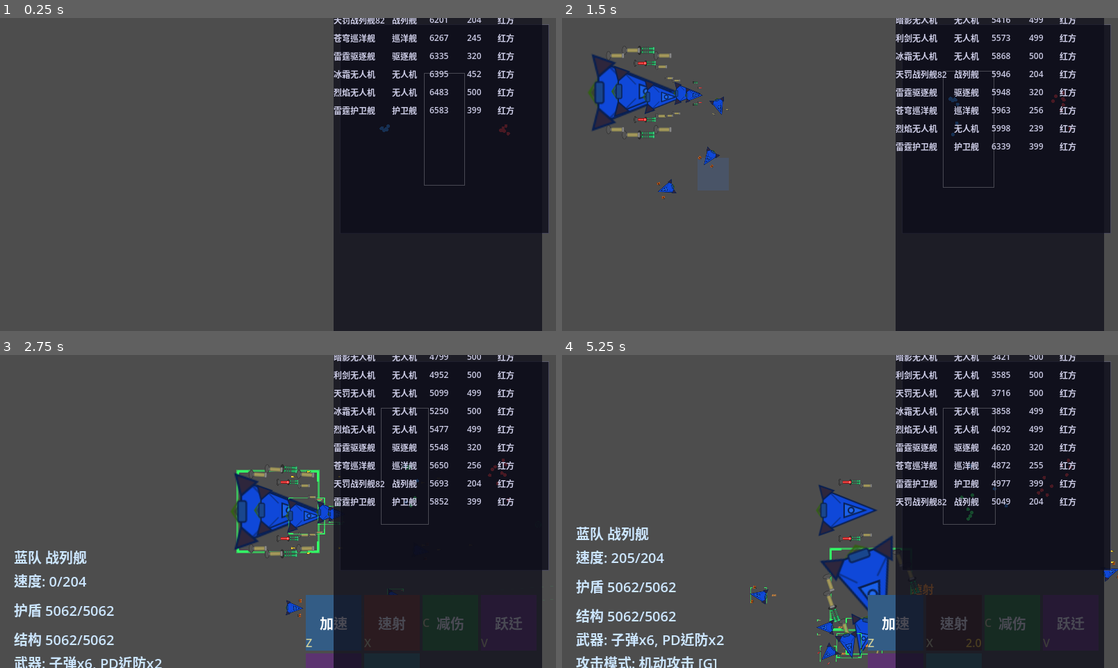
Above: before the commit, frames 1-4 (two rows, left to right).
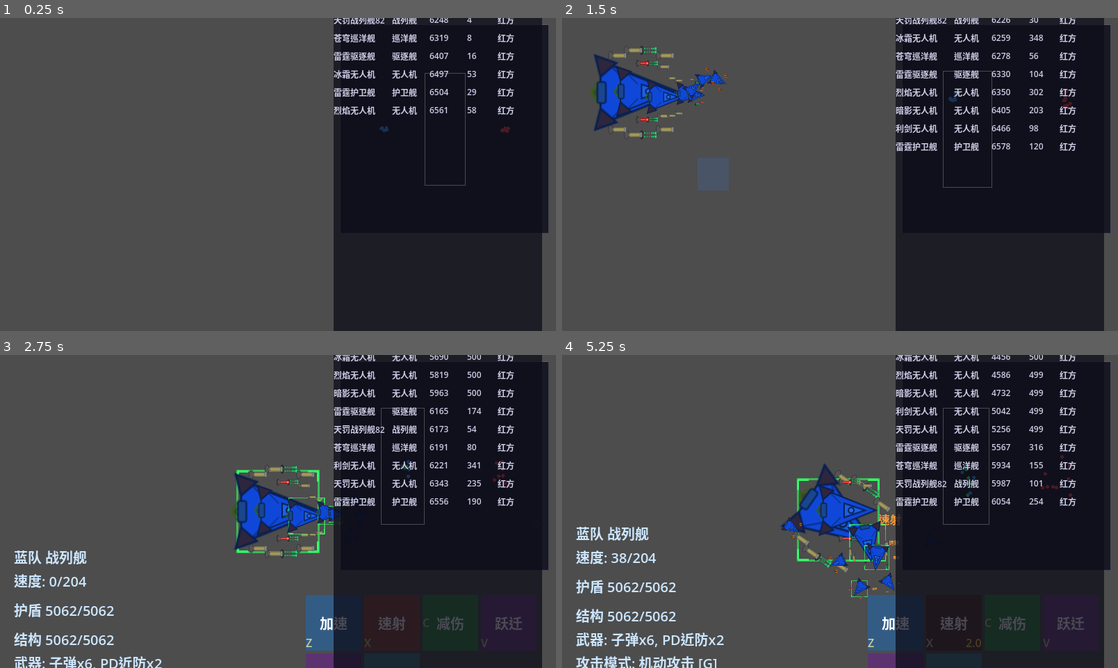
Above: after the commit, the same moments.

Repository: ZhanXuzhao/SpaceRTS
Game: Godot game, scene res://scenes/main.tscn
Two runs of this game, one before a commit and one after it. Both use one fixed random seed, a clock stepped at 60 frames per second and the inputs below.
Inputs (mouse positions are in pixels of both pictures, inside the frame that each line leads up to):
- Up to frame 1 (0.25 s): no input
- Up to frame 2 (1.5 s): tap Enter at 0.5 s; move the mouse to (962, 158) at 0.52 s; hold W 0.53-1.25 s; tap R at 0.6 s; click (962, 158) at 0.67 s; drag from (728, 190) to (634, 93) at 1.27 s
- Up to frame 3 (2.75 s): move the mouse to (333, 442) at 2.02 s; hold W from 2.03 s (still down); tap H at 2.1 s
- Up to frame 4 (5.25 s): release W at 2.75 s; drag from (812, 574) to (867, 514) at 2.77 s; move the mouse to (1006, 558) at 3.52 s; hold A 3.53-4.25 s; tap G at 3.6 s; drag from (673, 464) to (873, 577) at 4.27 s; move the mouse to (867, 511) at 5.02 s; hold A from 5.03 s (still down); tap X at 5.1 s; click (867, 511) at 5.17 s

The runs differ from the first frame. In frame 1, 1.0% of the frame differs, in the area x 60-92%, y 0-54%; in frame 2, 3.6%; in frame 3, 2.0%; in frame 4, 5.9%, in the area x 8-100%, y 0-99%.

Commit message:
feat: 飞船物理运动系统 - 质量/推力/加速度/转向
- 新增质量（∝尺寸³）、推力（F=ma反推）作为飞船属性
- 加速度 = thrust / mass 动态计算，速度逐渐变化
- 减速技能只影响最大速度，加速技能同时提升最大速度和推力
- 转向速度平滑旋转（无人机90°/s，大船递减）
- 加速时间：无人机2s，护卫舰~战列舰按尺寸倍增

Diff:
--- a/game_config.gd
+++ b/game_config.gd
@@ -3,12 +3,10 @@
 extends Node
 
 # ===== 飞船 =====
-const UNIT_MAX_SPEED := 500.0
-const UNIT_ACCELERATION := 150.0
-const UNIT_MASS := 10.0
-const UNIT_MAX_ANGULAR_SPEED := 30.0     # °/s
-const UNIT_ANGULAR_ACCELERATION := 60.0   # °/s²
-const UNIT_FORWARD_ACCELERATION := 50.0   # px/s²
+const UNIT_MAX_SPEED := 500.0          # 无人机最大速度 px/s
+const DRONE_BASE_MASS := 10.0          # 无人机质量（质量 = base × 尺寸³）
+const DRONE_ACCEL_TIME := 2.0          # 无人机 0→max 加速时间（秒）
+const DRONE_TURN_SPEED := 90.0         # 无人机转向速度 °/s
 const UNIT_MAX_SHIELD := 1000.0
 const UNIT_MAX_HULL := 1000.0
 const UNIT_SHIELD_REGEN := 8.0    # /s
--- a/project.godot
+++ b/project.godot
@@ -23,6 +23,10 @@
 run/main_scene="res://scenes/main.tscn"
 config/features=PackedStringArray("4.6")
 
+[autoload]
+
+GameConfig="*res://game_config.gd"
+
 [axeldocs]
 
 docs_folder="res://"
@@ -34,7 +38,3 @@
 window/size/mode=3
 window/stretch/mode=1
 window/stretch/aspect=4
-
-[autoload]
-
-GameConfig="*res://game_config.gd"
--- a/scripts/unit.gd
+++ b/scripts/unit.gd
@@ -9,12 +9,16 @@
 const UNIT_MOVEMENT = preload("res://scripts/unit_movement.gd")
 
 @export var class_type: ShipClass = ShipClass.DRONE
+## 最大速度 px/s
 @export var speed: float = GameConfig.UNIT_MAX_SPEED
-@export var acceleration: float = GameConfig.UNIT_ACCELERATION
-@export var mass: float = GameConfig.UNIT_MASS
-@export var forward_acceleration: float = GameConfig.UNIT_FORWARD_ACCELERATION
-@export var max_angular_speed: float = GameConfig.UNIT_MAX_ANGULAR_SPEED
-@export var angular_acceleration: float = GameConfig.UNIT_ANGULAR_ACCELERATION
+## 质量（由尺寸³决定）
+@export var mass: float = GameConfig.DRONE_BASE_MASS
+## 推力（由质量×加速度反推）
+@export var thrust: float = 0.0
+## 转向速度 °/s
+@export var max_angular_speed: float = GameConfig.DRONE_TURN_SPEED
+## 角加速度 °/s²
+@export var angular_acceleration: float = GameConfig.DRONE_TURN_SPEED * 2.0
 var velocity: Vector2
 ## 飞船等级 (0=无人机, 1=护卫舰, ..., 4=战列舰)
 var _tier: int = 0
@@ -176,7 +180,18 @@
 			slot_count = 8
 		_:
 			slot_count = int(pow(2, _tier))
+	# ---- 根据尺寸计算质量（质量 ∝ 尺寸³）----
+	mass = GameConfig.DRONE_BASE_MASS * pow(_size_mult, 3)
+	# ---- 最大速度（越大越慢）----
 	speed = GameConfig.UNIT_MAX_SPEED * pow(0.8, _tier)
+	# ---- 加速时间（尺寸越大加速越慢）----
+	var accel_time = GameConfig.DRONE_ACCEL_TIME * _size_mult
+	# ---- 推力 = 质量 × 加速度（加速度 = 最大速度 / 加速时间）----
+	thrust = mass * speed / accel_time
+	# ---- 转向速度（越大越慢）----
+	max_angular_speed = GameConfig.DRONE_TURN_SPEED / _size_mult
+	angular_acceleration = max_angular_speed * 2.0
+
 	max_shield = GameConfig.UNIT_MAX_SHIELD * pow(1.5, _tier)
 	max_hull = GameConfig.UNIT_MAX_HULL * pow(1.5, _tier)
 	shield_regen_rate = GameConfig.UNIT_SHIELD_REGEN * pow(1.5, _tier)
--- a/scripts/unit_movement.gd
+++ b/scripts/unit_movement.gd
@@ -30,9 +30,19 @@
 		return
 
 	var direction = (unit._target_position - unit.global_position).normalized()
-	var desired_velocity = direction * unit.speed * unit._speed_mult
 
-	var separation = Vector2.ZERO
+	# ---- 减速（仅影响最大速度）----
+	var slow_mult = unit._slow_mult * unit.get_slow_mult()
+	var effective_max_speed = unit.speed * slow_mult
+
+	# ---- 加速（同时提升最大速度和推力）----
+	var effective_thrust = unit.thrust
+	if unit._speed_mult > 1.0:
+		effective_max_speed *= unit._speed_mult
+		effective_thrust *= unit._speed_mult
+
+	# ---- 分离力（编队避让，影响方向）----
+	var separation_dir = Vector2.ZERO
 	const SEPARATION_RADIUS: float = 80.0
 	for other in unit.all_units:
 		if other == unit or not is_instance_valid(other) or other.hull <= 0:
@@ -40,18 +50,37 @@
 		var to_other = unit.global_position - other.global_position
 		var dist = to_other.length()
 		if dist < SEPARATION_RADIUS and dist > 0.001:
-			separation += to_other.normalized() * (SEPARATION_RADIUS - dist) / SEPARATION_RADIUS
+			separation_dir += to_other.normalized() * (SEPARATION_RADIUS - dist) / SEPARATION_RADIUS
 
-	var effective_speed = unit.speed * unit._speed_mult * unit._slow_mult * unit.get_slow_mult()
-	var velocity = desired_velocity + separation * unit.speed * 1.5
-	if velocity.length() > effective_speed:
-		velocity = velocity.normalized() * effective_speed
+	# ---- 合成为期望方向 ----
+	var desired_dir = direction
+	if separation_dir.length_squared() > 0.001:
+		desired_dir = (direction + separation_dir * 1.5).normalized()
 
-	if velocity.length() > 0.0:
-		unit._body.rotation = velocity.angle()
+	# ---- 朝期望方向加速（加速度 = 推力 / 质量）----
+	var accel = effective_thrust / unit.mass
+	var target_velocity = desired_dir * effective_max_speed
+	var accel_this_frame = accel * delta
 
-	unit.velocity = velocity
-	unit.global_position += velocity * delta
+	var diff = target_velocity - unit.velocity
+	if diff.length() > accel_this_frame:
+		unit.velocity += diff.normalized() * accel_this_frame
+	else:
+		unit.velocity = target_velocity
+
+	# ---- 转向（使用角速度平滑旋转）----
+	if unit.velocity.length_squared() > 1.0:
+		var target_angle = unit.velocity.angle()
+		var current_angle = unit._body.rotation
+		var diff_angle = fmod(target_angle - current_angle + PI, TAU) - PI
+		var max_turn = deg_to_rad(unit.max_angular_speed) * delta
+		if abs(diff_angle) <= max_turn:
+			unit._body.rotation = target_angle
+		else:
+			unit._body.rotation += sign(diff_angle) * max_turn
+
+	# ---- 应用位置 ----
+	unit.global_position += unit.velocity * delta
 
 static func update_drones(unit, delta: float) -> void:
 	if unit.class_type != Unit.ShipClass.BATTLESHIP or unit.drone_bay <= 0:
